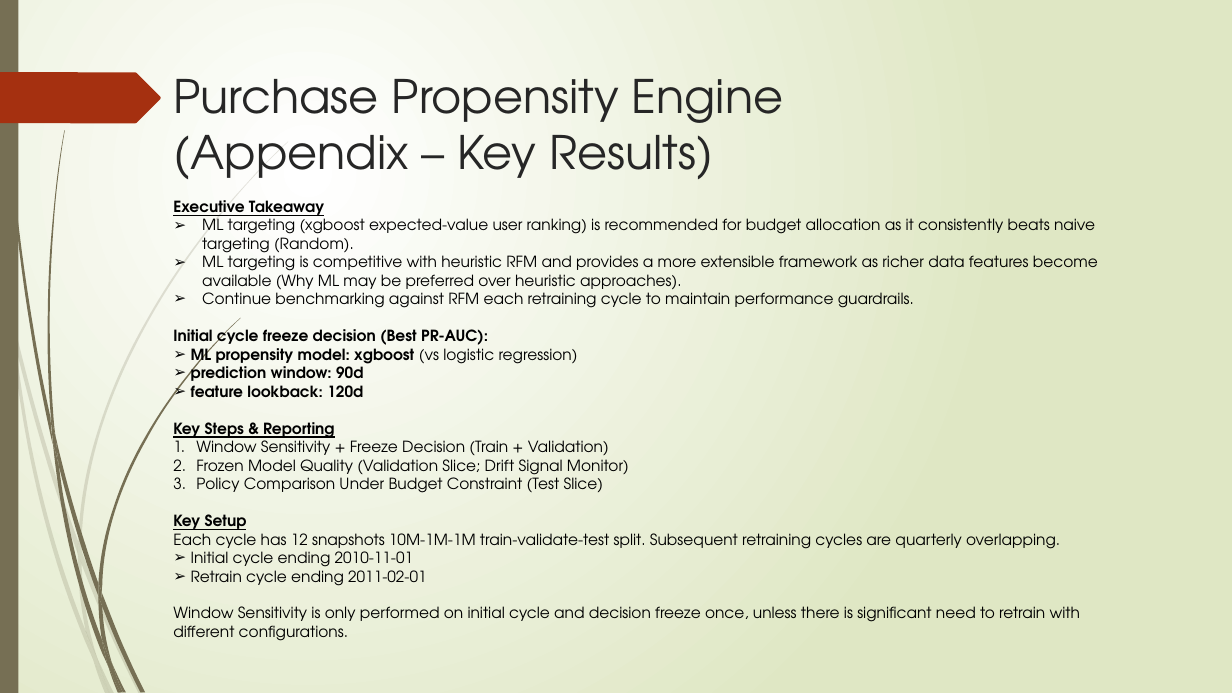
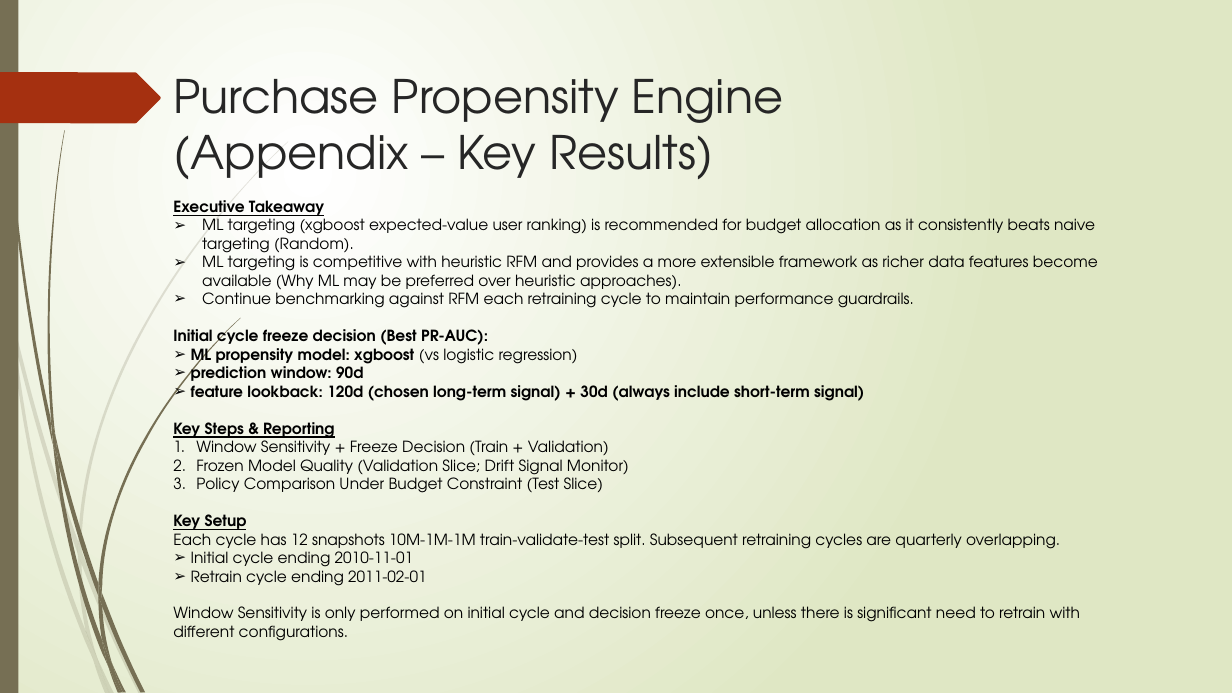
Before and after one commit to Phrey001/mle-marketplace-growth, a slide deck: slide 8 of docs/architecture.pptx. Drawn at 1232x693 pixels with LibreOffice and Linux fonts; fonts in the diff are those of the drawing. Boxes give left, top, right and bottom in pixels: in the first picture for what was removed or moved away, otherwise in the second. Text is boxed around its words. In the diff, an @@ line names an element or a change of style, - is before the commit and + after.

```diff
--- a/docs/architecture.pptx
+++ b/docs/architecture.pptx
@@ text at <box>191,380,864,401</box>: text changed @@
-➢ feature lookback: 120d
+➢ feature lookback: 120d (chosen long-term signal) + 30d (always include short-term signal)
```
Also in this commit, not shown: 4 other slides changed, 59 other files.
